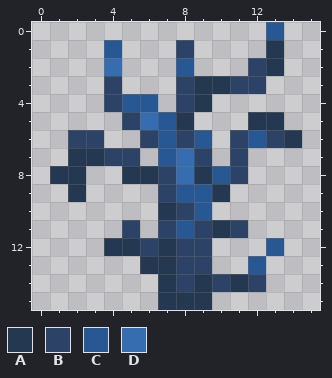
Pixel-art sprite: src/main/resources/assets/demandingsaplings/icon.png. That is the earlier state.
The file is 16x16 pixels.
Palette (. is transparent): A #243851  B #2c4367  C #285894  D #366db1
Pixels before, first column x 1:
 0 ............C.
 1 ...C...B....A.
 2 ...D...C...BA.
 3 ...B...BAABB..
 4 ...BCC.BA.....
 5 ....BDCA...AA.
 6 .BB..BCBC.BCBA
 7 .AABB.CDB.B...
 8 AA..AABDACB...
 9 .A....BCCA....
10 ......ABC.....
11 ....B.BCBAB...
12 ...AABABB...C.
13 .....AABB..C..
14 ......ABABAB..
15 ......AAA.....
Now the later version:
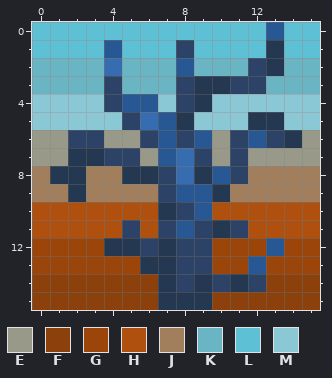
Colours new in this view: E #989988  F #8c400b  G #9c450a  H #af500f  J #a17f5c  K #69b5c4  L #5ec0d5  M #8ac8d5
The exact change:
Colour E now appears in row 6 at x 0 to 1, 4 to 5, 10 and 15; in row 7 at x 0 to 1, 6, 10 and 12 to 15.
Colour F now appears in row 14 at x 0 to 6 and 13 to 15; in row 15 at x 0 to 6 and 10 to 15.
Colour G now appears in row 12 at x 0 to 3, 10 to 12 and 14 to 15; in row 13 at x 0 to 5, 10 to 11 and 13 to 15.
Colour H now appears in row 10 at x 0 to 6 and 10 to 15; in row 11 at x 0 to 4, 6 and 12 to 15.
Colour J now appears in row 8 at x 0, 3 to 4 and 12 to 15; in row 9 at x 0 to 1, 3 to 6 and 11 to 15.
Colour K now appears in row 2 at x 0 to 3, 5 to 7, 9 to 11 and 14 to 15; in row 3 at x 0 to 3, 5 to 7 and 13 to 15.
Colour L now appears in row 0 at x 0 to 12 and 14 to 15; in row 1 at x 0 to 3, 5 to 7, 9 to 12 and 14 to 15.
Colour M now appears in row 4 at x 0 to 3, 7 and 10 to 15; in row 5 at x 0 to 4, 9 to 11 and 14 to 15.
Boxes around the changes in both pictures, in picture pixels (x1, y1, x2, y2):
added: (32, 22, 320, 310)
